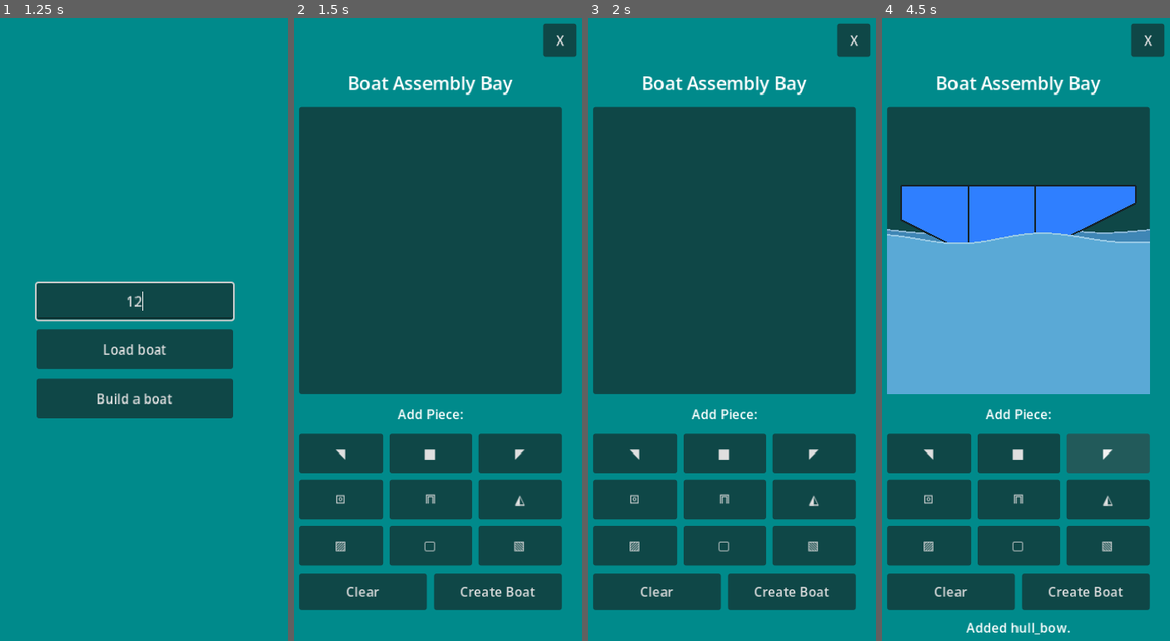
Above: before the commit, frames 1-4 (left to right).
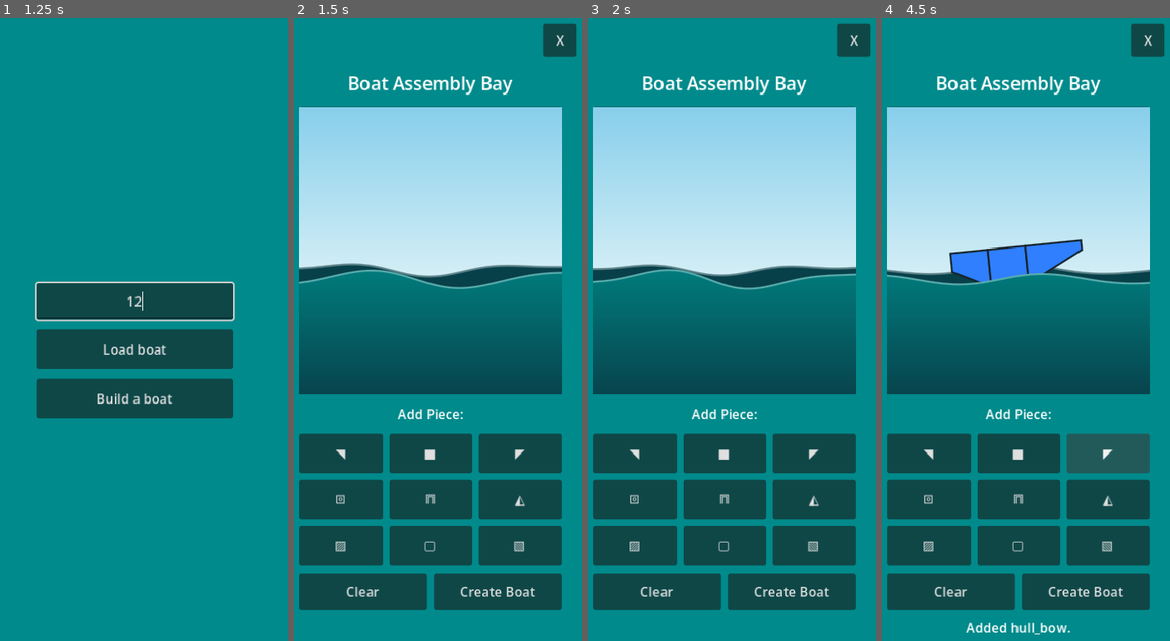
Above: after the commit, the same moments.

Repository: the-shipwrights/the-shipyard
Game: Godot game, scene res://ClientMain.tscn
Same seed, same stepped clock (60 frames per second), same inputs: the game is played once before the commit and once after it.
Inputs (mouse positions are in pixels of both pictures, inside the frame that each line leads up to):
- Up to frame 1 (1.25 s): click (135, 304) at 0.52 s; type "12" at 0.6 s
- Up to frame 2 (1.5 s): click "Build a boat" at 1.25 s
- Up to frame 3 (2 s): no input
- Up to frame 4 (4.5 s): click "Clear" at 2 s; click "◥" at 2.75 s; click "■" at 3.5 s; click "◤" at 4.25 s

Frame 1 is identical in both runs. In frame 2, 34% of the frame differs, in the area x 1-94%, y 14-61%; in frame 3, 34%; in frame 4, 42%.

Commit message:
Made the wave the entire screen, added sky and ocean gradient, added currently unused button images.

Diff:
--- a/simulation/client/Scripts/boat_preview_2d.gd
+++ b/simulation/client/Scripts/boat_preview_2d.gd
@@ -1,9 +1,9 @@
+@tool
 extends Control
 class_name BoatPreview2D
 
 signal placement_selected(piece_id: int, location: Vector2i)
 
-const PADDING := 16.0
 const OUTLINE_COLOR := Color("#15232a")
 
 const PIECE_TYPES := {
@@ -15,10 +15,36 @@
 	11: {"width": 1.0, "height": 4.0, "shape": "chimney", "color_field": "accent"},
 }
 
-const BACK_WAVE_COLOR := Color("#3f86b5")
-const FRONT_WAVE_COLOR := Color("#5aa9d6")
-const BOB_AMPLITUDE := 3.0
-const BOB_SPEED := 1.1
+
+## Waterline as a fraction of screen height, measured from the TOP of the screen.
+## Everything (waves, gradient, boat) hangs off this one value, so tune it in the Inspector.
+@export_range(0.2, 0.9, 0.005) var ocean_level := 0.6
+## Horizontal boat position as a fraction of screen width.
+@export_range(0.0, 1.0, 0.01) var boat_x := 0.5
+## Largest the boat may get, as a fraction of the screen.
+@export_range(0.1, 1.0, 0.01) var boat_max_width := 0.5
+@export_range(0.1, 1.0, 0.01) var boat_max_height := 0.3
+## Draw a simple sky gradient above the water.
+@export var draw_sky := true
+
+
+const SKY_TOP := Color("#87CEEB")
+const SKY_BOTTOM := Color("#e4f5f8")
+const BACK_WAVE_COLOR := Color("#08404a")
+const FRONT_WAVE_COLOR := Color("#008080")
+## The colour the water fades to at the bottom of the screen.
+const DEEP_TEAL := Color("#08404a")
+## The gradient starts this many px above the wave's base line
+const GRADIENT_LEAD := 24.0
+
+const BOB_AMPLITUDE := 3.0     # extra vertical bob on top of following the swell (px)
+const BOB_SPEED := 1.3         # rad/s
+const BOB_WAVE_GAIN := 1.0     # 1.0 = rides the surface exactly, >1 exaggerates it
+const ROLL_AMPLITUDE_DEG := 4.0  # extra slow rocking on top of the wave slope
+const ROLL_SPEED := 0.9        # rad/s
+const TILT_FROM_WAVES := 1.0   # how much of the surface slope the boat copies
+const MAX_TILT := 0.35         # radians (~20 degrees)
+
 const WAVE_STEP := 4.0
 const WAVE_MARGIN := 40.0
 const STEEPNESS := 0.5  # peaked crests; keep the sum of amp*k*steepness below 1
@@ -39,11 +65,33 @@
 var _candidate_rects: Array[Rect2] = []
 var _pieces: Array = []
 
+# Transform applied to the boat (rotation about the waterline). Kept so that
+# clicks can be mapped back into the boat's un-rotated space.
+var _boat_xf := Transform2D.IDENTITY
+
 var _customization := {
 	"primary": Color("#2f7fff"),
 	"secondary": Color("#ffffff"),
 	"accent": Color("#ff8800"),
 }
+
+
+func _ready() -> void:
+	clip_contents = true
+	# Fill the whole screen. (This is ignored if the parent is a Container -
+	# make this node a direct child of your root Control / CanvasLayer, and
+	# put it FIRST so the palette and Launch button draw on top of it.)
+	set_anchors_and_offsets_preset(Control.PRESET_FULL_RECT)
+
+
+func _process(delta: float) -> void:
+	_time += delta
+	queue_redraw()
+
+
+# ---------------------------------------------------------------------------
+# Public API (unchanged)
+# ---------------------------------------------------------------------------
 
 func set_customization(colors: Dictionary) -> void:
 	for field in ["primary", "secondary", "accent"]:
@@ -60,6 +108,7 @@
 			)
 
 	queue_redraw()
+
 
 func set_boat(data: Dictionary) -> void:
 	var structure: Dictionary = data.get("boat", data)
@@ -80,6 +129,7 @@
 	_candidate_rects.clear()
 	queue_redraw()
 
+
 func clear_boat() -> void:
 	_pieces.clear()
 	_candidate_piece_id = -1
@@ -88,12 +138,60 @@
 	queue_redraw()
 
 
+# ---------------------------------------------------------------------------
+# Drawing
+# ---------------------------------------------------------------------------
+
 func _draw() -> void:
 	_candidate_rects.clear()
-
-	if _pieces.is_empty():
-		return
-
+	_boat_xf = Transform2D.IDENTITY
+
+	var waterline := size.y * ocean_level
+
+	if draw_sky:
+		_draw_sky(waterline)
+
+	_draw_wave(waterline - 12.0, 0.75, 0.8, 1.0, BACK_WAVE_COLOR)
+
+	var bounds := _boat_bounds()
+	if bounds.has_area():
+		var boat_size := bounds.size
+		var available := Vector2(size.x * boat_max_width, size.y * boat_max_height)
+		var scale_factor := minf(
+			available.x / boat_size.x,
+			available.y / boat_size.y
+		)
+		var boat_px := boat_size * scale_factor
+
+		var cx := size.x * boat_x
+
+		# Bob: follow the surface under the boat, plus an extra slow bob.
+		var bob := _wave_offset(cx, 1.0, 1.0, 0.0).y * BOB_WAVE_GAIN
+		bob += sin(_time * BOB_SPEED) * BOB_AMPLITUDE
+
+		# Tilt: copy the surface slope across the boat's width, plus a slow roll.
+		var tilt := _boat_tilt(cx, maxf(boat_px.x * 0.5, 20.0))
+
+		# The boat sits a quarter of its height below the waterline.
+		var center := Vector2(cx, waterline - boat_px.y * 0.25 + bob)
+		var world_center := bounds.get_center()
+
+		# Rotate about the point where the boat meets the water.
+		var pivot := Vector2(cx, waterline + bob)
+		var rot := Transform2D(tilt, Vector2.ZERO)
+		_boat_xf = Transform2D(tilt, pivot - rot * pivot)
+
+		draw_set_transform_matrix(_boat_xf)
+		_draw_placement_candidates(world_center, center, scale_factor)
+		for piece in _pieces:
+			if piece is Dictionary:
+				_draw_piece(piece, world_center, center, scale_factor)
+		draw_set_transform_matrix(Transform2D.IDENTITY)
+
+	_draw_wave(waterline, 1.0, 1.0, 0.0, FRONT_WAVE_COLOR)
+
+
+func _boat_bounds() -> Rect2:
 	var min_x := INF
 	var min_y := INF
 	var max_x := -INF
@@ -119,36 +217,31 @@
 		max_y = maxf(max_y, y + height)
 
 	if min_x == INF:
-		return
-
-	var boat_size := Vector2(max_x - min_x, max_y - min_y)
-	var available := size - Vector2(PADDING * 2.0, PADDING * 2.0)
-	available.y *= 0.75  # leave room for water below the boat
-	var scale_factor := minf(
-		available.x / maxf(boat_size.x, 1.0),
-		available.y / maxf(boat_size.y, 1.0)
+		return Rect2()
+	return Rect2(min_x, min_y, max_x - min_x, max_y - min_y)
+
+
+func _boat_tilt(cx: float, half_width: float) -> float:
+	var left := _wave_offset(cx - half_width, 1.0, 1.0, 0.0).y
+	var right := _wave_offset(cx + half_width, 1.0, 1.0, 0.0).y
+	# Screen y points down, so a lower right side gives a positive
+	# (clockwise) angle - the same way the surface leans.
+	var slope := atan2(right - left, half_width * 2.0)
+	var roll := deg_to_rad(ROLL_AMPLITUDE_DEG) * sin(_time * ROLL_SPEED)
+	return clampf(slope * TILT_FROM_WAVES + roll, -MAX_TILT, MAX_TILT)
+
+
+func _draw_sky(waterline: float) -> void:
+	var bottom := waterline + 40.0  # hidden behind the water
+	draw_polygon(
+		PackedVector2Array([
+			Vector2(0.0, 0.0),
+			Vector2(size.x, 0.0),
+			Vector2(size.x, bottom),
+			Vector2(0.0, bottom),
+		]),
+		PackedColorArray([SKY_TOP, SKY_TOP, SKY_BOTTOM, SKY_BOTTOM])
 	)
-
-	var base_center := size / 2.0 - Vector2(0.0, size.y * 0.1)
-	var bob := _wave_offset(size.x * 0.5, 1.0, 1.0, 0.0).y * 0.6
-	var center := base_center + Vector2(0.0, bob)
-	var screen_center := size / 2.0
-	var world_center := Vector2((min_x + max_x) / 2.0, (min_y + max_y) / 2.0)
-
-	# The waterline sits a quarter of the way up from the bottom of the boat.
-	var waterline := base_center.y + boat_size.y * scale_factor * 0.25
-
-	_draw_wave(waterline - 12.0, 0.75, 0.8, 1.0, BACK_WAVE_COLOR)
-
-
-	_draw_placement_candidates(world_center, screen_center, scale_factor)
-	for piece in _pieces:
-		if piece is Dictionary:
-			_draw_piece(piece, world_center, center, scale_factor)
-
-	_draw_wave(waterline, 1.0, 1.0, 0.0, FRONT_WAVE_COLOR)
-
-
 
 
 func _draw_placement_candidates(
@@ -178,6 +271,7 @@
 		draw_rect(rect, Color(0.8, 0.6, 0.3, 0.35), true)
 		draw_rect(rect, Color("#ffd166"), false, 2.0)
 
+
 func _world_to_screen(
 	world_point: Vector2,
 	world_center: Vector2,
@@ -189,6 +283,7 @@
 		-(world_point.y - world_center.y) * scale_factor
 	)
 
+
 func _shape_points(shape: String, width: float, height: float) -> PackedVector2Array:
 	match shape:
 		"bow":
@@ -246,6 +341,7 @@
 				Vector2(width, height),
 				Vector2(0, height),
 			])
+
 
 func _draw_piece(
 	piece: Dictionary,
@@ -289,30 +385,31 @@
 			screen_points[i],
 			screen_points[(i + 1) % screen_points.size()],
 			OUTLINE_COLOR,
-			2.0
+			2.0,
+			true  # antialiased - edges are rotated now
 		)
 
+
 func _gui_input(event: InputEvent) -> void:
-	if not (event is InputEventMouseButton):
+	var mb := event as InputEventMouseButton
+	if mb == null:
 		return
-	if event.button_index != MOUSE_BUTTON_LEFT or not event.pressed:
+	if mb.button_index != MOUSE_BUTTON_LEFT or not mb.pressed:
 		return
 
+	# Candidate rects live in the boat's un-rotated space, so undo the tilt.
+	var local_pos := _boat_xf.affine_inverse() * mb.position
+
 	for i in range(_candidate_rects.size() - 1, -1, -1):
-		if _candidate_rects[i].has_point(event.position):
+		if _candidate_rects[i].has_point(local_pos):
 			placement_selected.emit(_candidate_piece_id, _placement_candidates[i])
 			accept_event()
 			return
 
 
-func _ready() -> void:
-	clip_contents = true
-
-func _process(delta: float) -> void:
-	_time += delta
-	queue_redraw()
-
-
+# ---------------------------------------------------------------------------
+# Waves
+# ---------------------------------------------------------------------------
 
 func _wave_offset(
 	x0: float,
@@ -348,9 +445,19 @@
 		var o := _wave_offset(x0, amp_scale, speed_scale, phase_offset)
 		crest.append(Vector2(x0 + o.x, base_y + o.y))
 
+	var bottom := size.y + 10.0
 	var polygon := crest.duplicate()
-	polygon.append(Vector2(crest[-1].x, size.y + 10.0))
-	polygon.append(Vector2(crest[0].x, size.y + 10.0))
-
-	draw_colored_polygon(polygon, color)
-	draw_polyline(crest, color.lightened(0.35), 2.0)
+	polygon.append(Vector2(crest[-1].x, bottom))
+	polygon.append(Vector2(crest[0].x, bottom))
+
+	# Vertical gradient: wave colour at the surface -> deep teal at screen bottom.
+	# Colour is a linear function of y, so per-vertex colours interpolate exactly.
+	var top := base_y - GRADIENT_LEAD
+	var span_y := maxf(bottom - top, 1.0)
+	var colors := PackedColorArray()
+	for p in polygon:
+		var t := clampf((p.y - top) / span_y, 0.0, 1.0)
+		colors.append(color.lerp(DEEP_TEAL, t))
+
+	draw_polygon(polygon, colors)
+	draw_polyline(crest, color.lightened(0.35), 2.0, true)
--- a/simulation/client/Scripts/customize_view.gd
+++ b/simulation/client/Scripts/customize_view.gd
@@ -13,7 +13,7 @@
 var launch_request := HTTPRequest.new()
 var default_launch_text := ""
 
-@onready var boat_preview: BoatPreview2D = $SafeArea/Content/BoatPreview2D
+@onready var boat_preview: BoatPreview2D = %BoatPreview2D
 @onready var launch_button: Button = $SafeArea/Content/LaunchButton
 @onready var status_label: Label = $SafeArea/Content/StatusLabel
 @onready var boat_label: Label = $SafeArea/Content/Label
--- a/simulation/client/Views/CustomizeView.tscn
+++ b/simulation/client/Views/CustomizeView.tscn
@@ -132,7 +132,19 @@
 anchor_bottom = 1.0
 grow_horizontal = 2
 grow_vertical = 2
-color = Color(0, 0.5415405, 0.54309857, 1)
+color = Color(0.5294118, 0.80784315, 0.92156863, 1)
+
+[node name="BoatPreview2D" parent="." unique_id=2015582315 instance=ExtResource("2_ct0er")]
+unique_name_in_owner = true
+custom_minimum_size = Vector2(0, 140)
+clip_contents = true
+layout_mode = 0
+anchors_preset = 0
+grow_horizontal = 1
+grow_vertical = 1
+size_flags_horizontal = 3
+size_flags_vertical = 3
+ocean_level = 0.29500000000000004
 
 [node name="SafeArea" type="MarginContainer" parent="." unique_id=341861017]
 layout_mode = 1
@@ -140,7 +152,7 @@
 anchor_right = 1.0
 anchor_bottom = 1.0
 offset_left = 16.0
-offset_top = 12.0
+offset_top = 271.0
 offset_right = -16.0
 offset_bottom = -12.0
 grow_horizontal = 2
@@ -156,12 +168,6 @@
 layout_mode = 2
 text = "Editing boat { }"
 horizontal_alignment = 1
-
-[node name="BoatPreview2D" parent="SafeArea/Content" unique_id=2015582315 instance=ExtResource("2_ct0er")]
-custom_minimum_size = Vector2(0, 140)
-layout_mode = 2
-size_flags_horizontal = 3
-size_flags_vertical = 3
 
 [node name="ColorSelector" type="HBoxContainer" parent="SafeArea/Content" unique_id=1690298051]
 custom_minimum_size = Vector2(0, 40)
@@ -205,193 +211,193 @@
 script = ExtResource("2_6jt7g")
 palette_colors = Array[Color]([Color(0.90588236, 0.25882354, 0.2627451, 1), Color(0.92156863, 0.5568628, 0.3529412, 1), …(622 unchanged characters)…
 
-[node name="PaletteSwatch" type="Control" parent="SafeArea/Content/PaletteRegion/Palette" unique_id=1547064977]
-custom_minimum_size = Vector2(70, 70)
-layout_mode = 2
-mouse_filter = 2
-metadata/_palette_generated = true
-
-[node name="Color" type="Panel" parent="SafeArea/Content/PaletteRegion/Palette/PaletteSwatch" unique_id=1601124129]
+[node name="PaletteSwatch" type="Control" parent="SafeArea/Content/PaletteRegion/Palette" unique_id=1896510357]
+custom_minimum_size = Vector2(70, 70)
+layout_mode = 2
+mouse_filter = 2
+metadata/_palette_generated = true
+
+[node name="Color" type="Panel" parent="SafeArea/Content/PaletteRegion/Palette/PaletteSwatch" unique_id=58151664]
 layout_mode = 0
 anchor_right = 1.0
 anchor_bottom = 1.0
 theme_override_styles/panel = SubResource("StyleBoxFlat_ct0er")
 
-[node name="@Control@21153" type="Control" parent="SafeArea/Content/PaletteRegion/Palette" unique_id=459333303]
-custom_minimum_size = Vector2(70, 70)
-layout_mode = 2
-mouse_filter = 2
-metadata/_palette_generated = true
-
-[node name="Color" type="Panel" parent="SafeArea/Content/PaletteRegion/Palette/@Control@21153" unique_id=1407652180]
+[node name="@Control@48765" type="Control" parent="SafeArea/Content/PaletteRegion/Palette" unique_id=1439980213]
+custom_minimum_size = Vector2(70, 70)
+layout_mode = 2
+mouse_filter = 2
+metadata/_palette_generated = true
+
+[node name="Color" type="Panel" parent="SafeArea/Content/PaletteRegion/Palette/@Control@48765" unique_id=695056329]
 layout_mode = 0
 anchor_right = 1.0
 anchor_bottom = 1.0
 theme_override_styles/panel = SubResource("StyleBoxFlat_4vjqg")
 
-[node name="@Control@21154" type="Control" parent="SafeArea/Content/PaletteRegion/Palette" unique_id=544999681]
-custom_minimum_size = Vector2(70, 70)
-layout_mode = 2
-mouse_filter = 2
-metadata/_palette_generated = true
-
-[node name="Color" type="Panel" parent="SafeArea/Content/PaletteRegion/Palette/@Control@21154" unique_id=1744929837]
+[node name="@Control@48766" type="Control" parent="SafeArea/Content/PaletteRegion/Palette" unique_id=1594927809]
+custom_minimum_size = Vector2(70, 70)
+layout_mode = 2
+mouse_filter = 2
+metadata/_palette_generated = true
+
+[node name="Color" type="Panel" parent="SafeArea/Content/PaletteRegion/Palette/@Control@48766" unique_id=293836895]
 layout_mode = 0
 anchor_right = 1.0
 anchor_bottom = 1.0
 theme_override_styles/panel = SubResource("StyleBoxFlat_v02wf")
 
-[node name="@Control@21155" type="Control" parent="SafeArea/Content/PaletteRegion/Palette" unique_id=583122403]
-custom_minimum_size = Vector2(70, 70)
-layout_mode = 2
-mouse_filter = 2
-metadata/_palette_generated = true
-
-[node name="Color" type="Panel" parent="SafeArea/Content/PaletteRegion/Palette/@Control@21155" unique_id=388932279]
+[node name="@Control@48767" type="Control" parent="SafeArea/Content/PaletteRegion/Palette" unique_id=1522472696]
+custom_minimum_size = Vector2(70, 70)
+layout_mode = 2
+mouse_filter = 2
+metadata/_palette_generated = true
+
+[node name="Color" type="Panel" parent="SafeArea/Content/PaletteRegion/Palette/@Control@48767" unique_id=1986844851]
 layout_mode = 0
 anchor_right = 1.0
 anchor_bottom = 1.0
 theme_override_styles/panel = SubResource("StyleBoxFlat_e28wa")
 
-[node name="@Control@21156" type="Control" parent="SafeArea/Content/PaletteRegion/Palette" unique_id=1541987721]
-custom_minimum_size = Vector2(70, 70)
-layout_mode = 2
-mouse_filter = 2
-metadata/_palette_generated = true
-
-[node name="Color" type="Panel" parent="SafeArea/Content/PaletteRegion/Palette/@Control@21156" unique_id=962022355]
+[node name="@Control@48768" type="Control" parent="SafeArea/Content/PaletteRegion/Palette" unique_id=1879586211]
+custom_minimum_size = Vector2(70, 70)
+layout_mode = 2
+mouse_filter = 2
+metadata/_palette_generated = true
+
+[node name="Color" type="Panel" parent="SafeArea/Content/PaletteRegion/Palette/@Control@48768" unique_id=173042201]
 layout_mode = 0
 anchor_right = 1.0
 anchor_bottom = 1.0
 theme_override_styles/panel = SubResource("StyleBoxFlat_xmlon")
 
-[node name="@Control@21157" type="Control" parent="SafeArea/Content/PaletteRegion/Palette" unique_id=352737877]
-custom_minimum_size = Vector2(70, 70)
-layout_mode = 2
-mouse_filter = 2
-metadata/_palette_generated = true
-
-[node name="Color" type="Panel" parent="SafeArea/Content/PaletteRegion/Palette/@Control@21157" unique_id=907371852]
+[node name="@Control@48769" type="Control" parent="SafeArea/Content/PaletteRegion/Palette" unique_id=105911727]
+custom_minimum_size = Vector2(70, 70)
+layout_mode = 2
+mouse_filter = 2
+metadata/_palette_generated = true
+
+[node name="Color" type="Panel" parent="SafeArea/Content/PaletteRegion/Palette/@Control@48769" unique_id=1675233555]
 layout_mode = 0
 anchor_right = 1.0
 anchor_bottom = 1.0
 theme_override_styles/panel = SubResource("StyleBoxFlat_t30ng")
 
-[node name="@Control@21158" type="Control" parent="SafeArea/Content/PaletteRegion/Palette" unique_id=1933789608]
-custom_minimum_size = Vector2(70, 70)
-layout_mode = 2
-mouse_filter = 2
-metadata/_palette_generated = true
-
-[node name="Color" type="Panel" parent="SafeArea/Content/PaletteRegion/Palette/@Control@21158" unique_id=1632130993]
+[node name="@Control@48770" type="Control" parent="SafeArea/Content/PaletteRegion/Palette" unique_id=1395559825]
+custom_minimum_size = Vector2(70, 70)
+layout_mode = 2
+mouse_filter = 2
+metadata/_palette_generated = true
+
+[node name="Color" type="Panel" parent="SafeArea/Content/PaletteRegion/Palette/@Control@48770" unique_id=505447458]
 layout_mode = 0
 anchor_right = 1.0
 anchor_bottom = 1.0
 theme_override_styles/panel = SubResource("StyleBoxFlat_s5p5q")
 
-[node name="@Control@21159" type="Control" parent="SafeArea/Content/PaletteRegion/Palette" unique_id=462898255]
-custom_minimum_size = Vector2(70, 70)
-layout_mode = 2
-mouse_filter = 2
-metadata/_palette_generated = true
-
-[node name="Color" type="Panel" parent="SafeArea/Content/PaletteRegion/Palette/@Control@21159" unique_id=1998465722]
+[node name="@Control@48771" type="Control" parent="SafeArea/Content/PaletteRegion/Palette" unique_id=1409706822]
+custom_minimum_size = Vector2(70, 70)
+layout_mode = 2
+mouse_filter = 2
+metadata/_palette_generated = true
+
+[node name="Color" type="Panel" parent="SafeArea/Content/PaletteRegion/Palette/@Control@48771" unique_id=178966665]
 layout_mode = 0
 anchor_right = 1.0
 anchor_bottom = 1.0
 theme_override_styles/panel = SubResource("StyleBoxFlat_d1irj")
 
-[node name="@Control@21160" type="Control" parent="SafeArea/Content/PaletteRegion/Palette" unique_id=818166676]
-custom_minimum_size = Vector2(70, 70)
-layout_mode = 2
-mouse_filter = 2
-metadata/_palette_generated = true
-
-[node name="Color" type="Panel" parent="SafeArea/Content/PaletteRegion/Palette/@Control@21160" unique_id=1636862906]
+[node name="@Control@48772" type="Control" parent="SafeArea/Content/PaletteRegion/Palette" unique_id=1871299012]
+custom_minimum_size = Vector2(70, 70)
+layout_mode = 2
+mouse_filter = 2
+metadata/_palette_generated = true
+
+[node name="Color" type="Panel" parent="SafeArea/Content/PaletteRegion/Palette/@Control@48772" unique_id=1006409888]
 layout_mode = 0
 anchor_right = 1.0
 anchor_bottom = 1.0
 theme_override_styles/panel = SubResource("StyleBoxFlat_dxypb")
 
-[node name="@Control@21161" type="Control" parent="SafeArea/Content/PaletteRegion/Palette" unique_id=1654919010]
-custom_minimum_size = Vector2(70, 70)
-layout_mode = 2
-mouse_filter = 2
-metadata/_palette_generated = true
-
-[node name="Color" type="Panel" parent="SafeArea/Content/PaletteRegion/Palette/@Control@21161" unique_id=208016592]
+[node name="@Control@48773" type="Control" parent="SafeArea/Content/PaletteRegion/Palette" unique_id=951611894]
+custom_minimum_size = Vector2(70, 70)
+layout_mode = 2
+mouse_filter = 2
+metadata/_palette_generated = true
+
+[node name="Color" type="Panel" parent="SafeArea/Content/PaletteRegion/Palette/@Control@48773" unique_id=182038074]
 layout_mode = 0
 anchor_right = 1.0
 anchor_bottom = 1.0
 theme_override_styles/panel = SubResource("StyleBoxFlat_ya4qn")
 
-[node name="@Control@21162" type="Control" parent="SafeArea/Content/PaletteRegion/Palette" unique_id=2001218023]
-custom_minimum_size = Vector2(70, 70)
-layout_mode = 2
-mouse_filter = 2
-metadata/_palette_generated = true
-
-[node name="Color" type="Panel" parent="SafeArea/Content/PaletteRegion/Palette/@Control@21162" unique_id=382887807]
+[node name="@Control@48774" type="Control" parent="SafeArea/Content/PaletteRegion/Palette" unique_id=1642535964]
+custom_minimum_size = Vector2(70, 70)
+layout_mode = 2
+mouse_filter = 2
+metadata/_palette_generated = true
+
+[node name="Color" type="Panel" parent="SafeArea/Content/PaletteRegion/Palette/@Control@48774" unique_id=1619482013]
 layout_mode = 0
 anchor_right = 1.0
 anchor_bottom = 1.0
 theme_override_styles/panel = SubResource("StyleBoxFlat_uqxm3")
 
-[node name="@Control@21163" type="Control" parent="SafeArea/Content/PaletteRegion/Palette" unique_id=1409205767]
-custom_minimum_size = Vector2(70, 70)
-layout_mode = 2
-mouse_filter = 2
-metadata/_palette_generated = true
-
-[node name="Color" type="Panel" parent="SafeArea/Content/PaletteRegion/Palette/@Control@21163" unique_id=1171848100]
+[node name="@Control@48775" type="Control" parent="SafeArea/Content/PaletteRegion/Palette" unique_id=1602394831]
+custom_minimum_size = Vector2(70, 70)
+layout_mode = 2
+mouse_filter = 2
+metadata/_palette_generated = true
+
+[node name="Color" type="Panel" parent="SafeArea/Content/PaletteRegion/Palette/@Control@48775" unique_id=35964420]
 layout_mode = 0
 anchor_right = 1.0
 anchor_bottom = 1.0
 theme_override_styles/panel = SubResource("StyleBoxFlat_rt7dm")
 
-[node name="@Control@21164" type="Control" parent="SafeArea/Content/PaletteRegion/Palette" unique_id=1704164211]
-custom_minimum_size = Vector2(70, 70)
-layout_mode = 2
-mouse_filter = 2
-metadata/_palette_generated = true
-
-[node name="Color" type="Panel" parent="SafeArea/Content/PaletteRegion/Palette/@Control@21164" unique_id=1358811884]
+[node name="@Control@48776" type="Control" parent="SafeArea/Content/PaletteRegion/Palette" unique_id=1806508922]
+custom_minimum_size = Vector2(70, 70)
+layout_mode = 2
+mouse_filter = 2
+metadata/_palette_generated = true
+
+[node name="Color" type="Panel" parent="SafeArea/Content/PaletteRegion/Palette/@Control@48776" unique_id=1118202810]
 layout_mode = 0
 anchor_right = 1.0
 anchor_bottom = 1.0
 theme_override_styles/panel = SubResource("StyleBoxFlat_4tu2b")
 
-[node name="@Control@21165" type="Control" parent="SafeArea/Content/PaletteRegion/Palette" unique_id=507193776]
-custom_minimum_size = Vector2(70, 70)
-layout_mode = 2
-mouse_filter = 2
-metadata/_palette_generated = true
-
-[node name="Color" type="Panel" parent="SafeArea/Content/PaletteRegion/Palette/@Control@21165" unique_id=148204661]
+[node name="@Control@48777" type="Control" parent="SafeArea/Content/PaletteRegion/Palette" unique_id=132870018]
+custom_minimum_size = Vector2(70, 70)
+layout_mode = 2
+mouse_filter = 2
+metadata/_palette_generated = true
+
+[node name="Color" type="Panel" parent="SafeArea/Content/PaletteRegion/Palette/@Control@48777" unique_id=1010739262]
 layout_mode = 0
 anchor_right = 1.0
 anchor_bottom = 1.0
 theme_override_styles/panel = SubResource("StyleBoxFlat_5krvr")
 
-[node name="@Control@21166" type="Control" parent="SafeArea/Content/PaletteRegion/Palette" unique_id=1475583532]
-custom_minimum_size = Vector2(70, 70)
-layout_mode = 2
-mouse_filter = 2
-metadata/_palette_generated = true
-
-[node name="Color" type="Panel" parent="SafeArea/Content/PaletteRegion/Palette/@Control@21166" unique_id=533252597]
+[node name="@Control@48778" type="Control" parent="SafeArea/Content/PaletteRegion/Palette" unique_id=1852074449]
+custom_minimum_size = Vector2(70, 70)
+layout_mode = 2
+mouse_filter = 2
+metadata/_palette_generated = true
+
+[node name="Color" type="Panel" parent="SafeArea/Content/PaletteRegion/Palette/@Control@48778" unique_id=765588659]
 layout_mode = 0
 anchor_right = 1.0
 anchor_bottom = 1.0
 theme_override_styles/panel = SubResource("StyleBoxFlat_1ejna")
 
-[node name="@Control@21167" type="Control" parent="SafeArea/Content/PaletteRegion/Palette" unique_id=1860585348]
-custom_minimum_size = Vector2(70, 70)
-layout_mode = 2
-mouse_filter = 2
-metadata/_palette_generated = true
-
-[node name="Color" type="Panel" parent="SafeArea/Content/PaletteRegion/Palette/@Control@21167" unique_id=1603179680]
+[node name="@Control@48779" type="Control" parent="SafeArea/Content/PaletteRegion/Palette" unique_id=121021703]
+custom_minimum_size = Vector2(70, 70)
+layout_mode = 2
+mouse_filter = 2
+metadata/_palette_generated = true
+
+[node name="Color" type="Panel" parent="SafeArea/Content/PaletteRegion/Palette/@Control@48779" unique_id=1962727891]
 layout_mode = 0
 anchor_right = 1.0
 anchor_bottom = 1.0
Binary file added: simulation/client/Assets/AccessoryButton.png
Not shown, added: simulation/client/Assets/AccessoryButton.png.import
Binary file added: simulation/client/Assets/CabinButton.png
Not shown, added: simulation/client/Assets/CabinButton.png.import
Binary file added: simulation/client/Assets/HullButton.png
Not shown, added: simulation/client/Assets/HullButton.png.import
Not shown, changed: backend/boats.db
